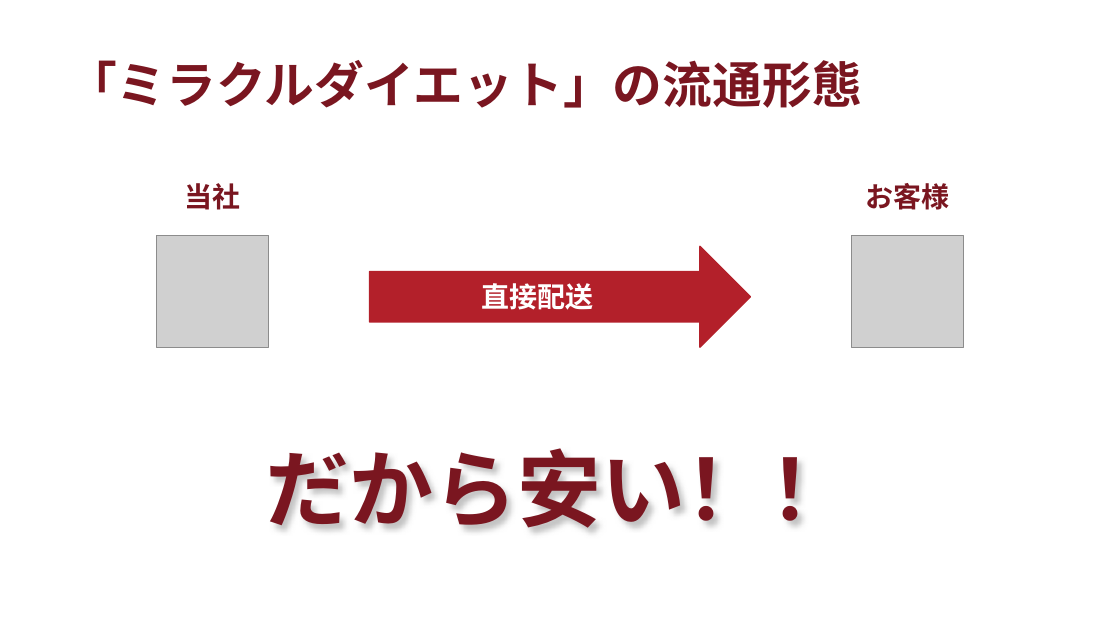
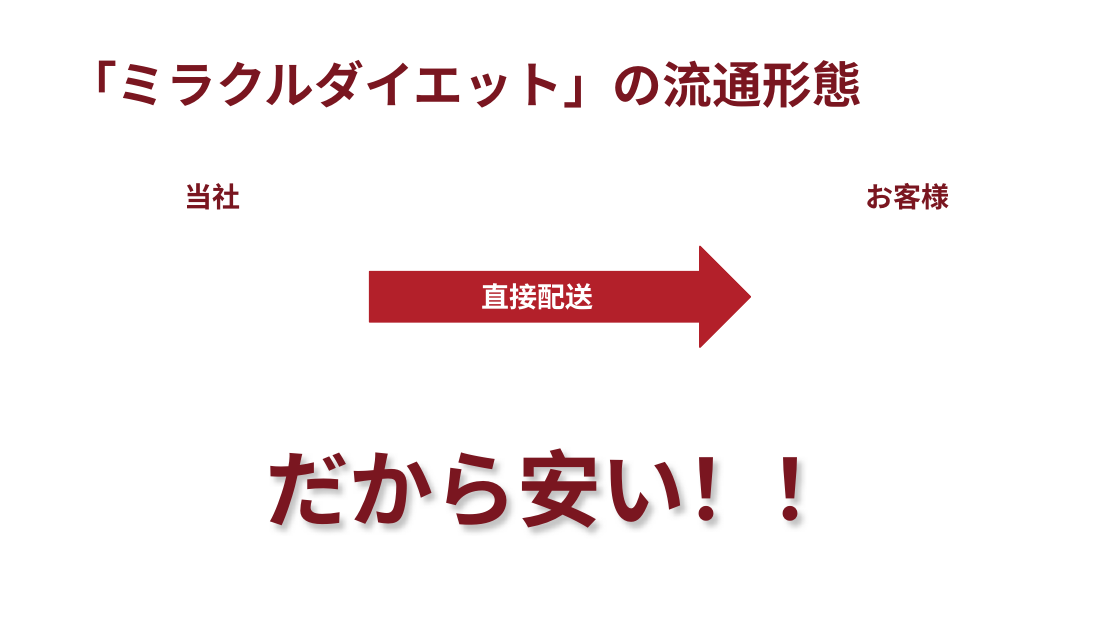
Before and after one commit to 984j7vw2tr-cloud/beauty-salon-site, a slide deck: slide 7 of ミラクルダイエット.pptx. Drawn at 1120x630 pixels with LibreOffice and Linux fonts; fonts in the diff are those of the drawing; grey boxes stand for pictures. Boxes give left, top, right and bottom in pixels: in the first picture for what was removed or moved away, otherwise in the second. Text is boxed around its words. In the diff, an @@ line names an element or a change of style, - is before the commit and + after.

```diff
--- a/ミラクルダイエット.pptx
+++ b/ミラクルダイエット.pptx
@@ picture removed at [157,235,269,347] @@
@@ picture removed at [851,235,963,347] @@
```
Also in this commit, not shown: 2 other slides changed.
